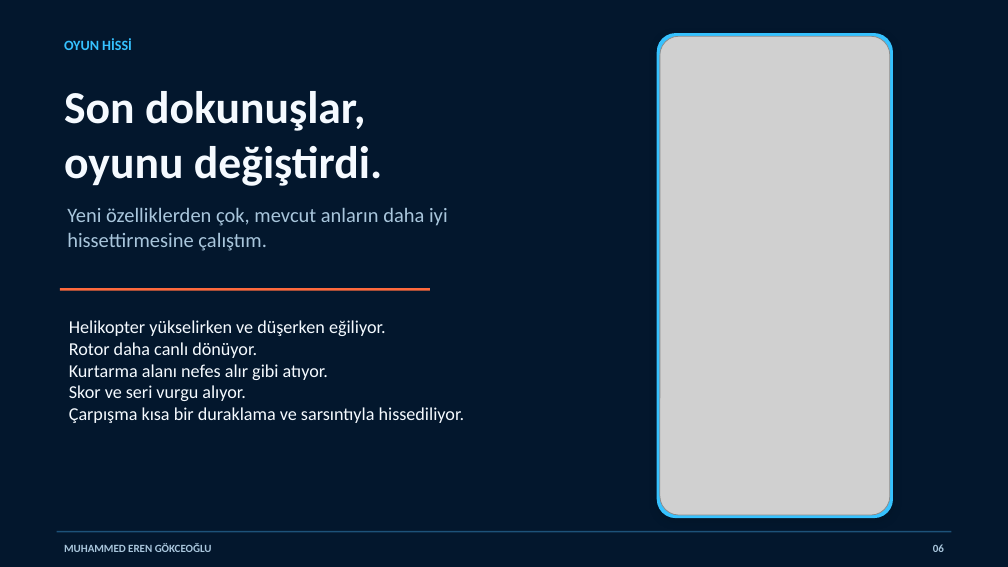
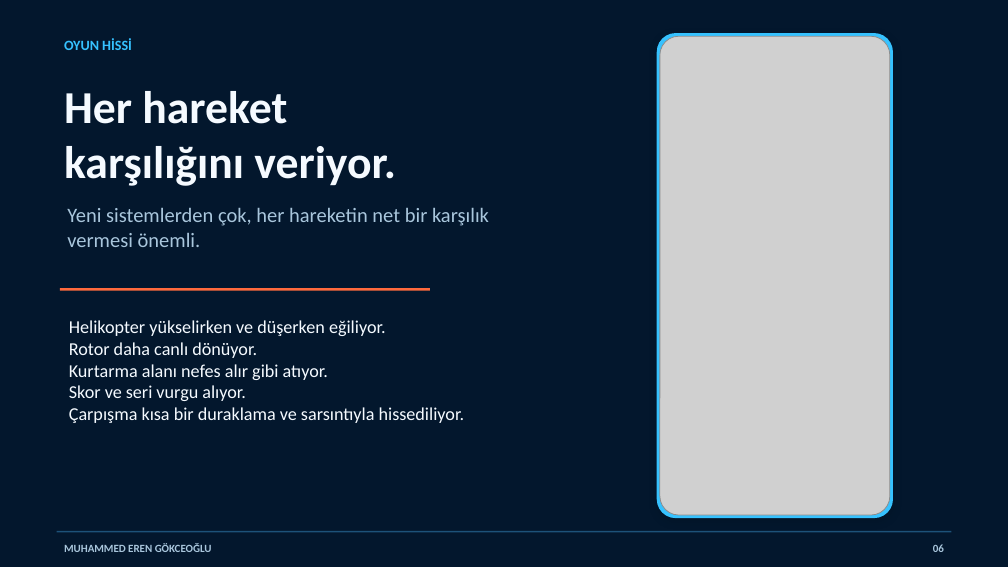
Before and after one commit to muhammederengokceogludarussi-ux/volitan-labs-website, a slide deck: slide 6 of public/presentations/Blue_Rescue_SKY_Olimpiyatlari_Sunumu.pptx. Drawn at 1008x567 pixels with LibreOffice and Linux fonts; fonts in the diff are those of the drawing; grey boxes stand for pictures. Boxes give left, top, right and bottom in pixels: in the first picture for what was removed or moved away, otherwise in the second. Text is boxed around its words. In the diff, an @@ line names an element or a change of style, - is before the commit and + after.

```diff
--- a/public/presentations/Blue_Rescue_SKY_Olimpiyatlari_Sunumu.pptx
+++ b/public/presentations/Blue_Rescue_SKY_Olimpiyatlari_Sunumu.pptx
@@ text at box(64, 91, 396, 186): text changed @@
-Son dokunuşlar,
-oyunu değiştirdi.
+Her hareket
+karşılığını veriyor.
@@ text at box(67, 208, 489, 247): text changed @@
-Yeni özelliklerden çok, mevcut anların daha iyi hissettirmesine çalıştım.
+Yeni sistemlerden çok, her hareketin net bir karşılık vermesi önemli.
```
Also in this commit, not shown: 6 other slides changed.
